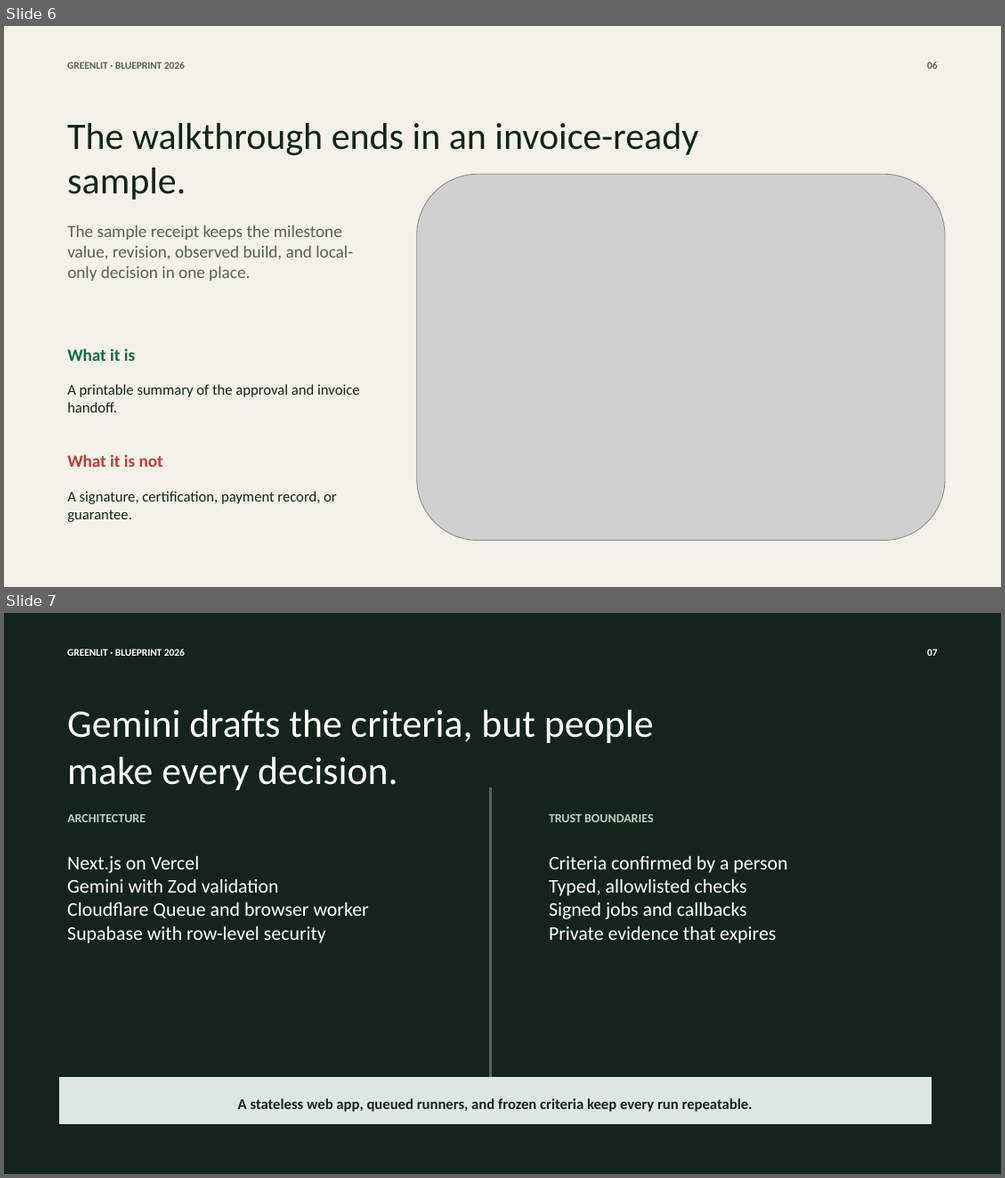
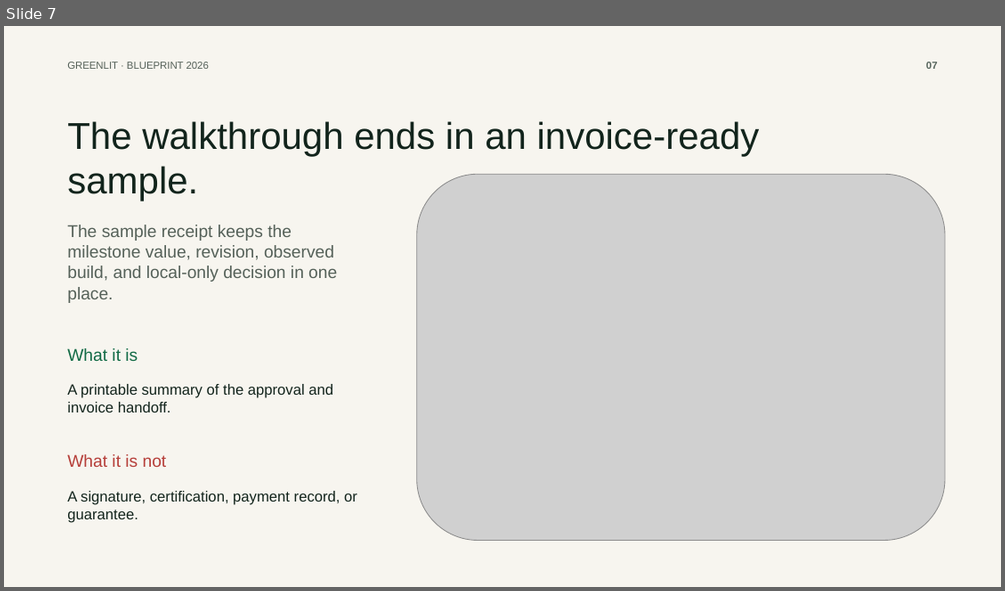
Before and after one commit to anayagarwalla-ai/greenlit, a slide deck: docs/hackathon/greenlit-blueprint-hackathon-deck.pptx. Shown one above the other, each under a label of ours: slides 6 and 7 before the commit, slide 7 after it. The pictures are 1005x1178 and 1005x591 pixels, drawn with LibreOffice and Linux fonts; fonts in the diff are those of the drawing; grey boxes stand for pictures. Boxes give left, top, right and bottom in pixels: in the first picture for what was removed or moved away, otherwise in the second. Text is boxed around its words. In the diff, an @@ line names an element or a change of style, - is before the commit and + after.

```diff
--- a/docs/hackathon/greenlit-blueprint-hackathon-deck.pptx
+++ b/docs/hackathon/greenlit-blueprint-hackathon-deck.pptx
@@ slide 7 removed at <box>4,613,1001,1174</box>, background #12241C @@
@@ text removed at <box>67,649,185,656</box> @@
-GREENLIT · BLUEPRINT 2026
@@ text removed at <box>927,649,938,656</box> @@
-07
@@ text removed at <box>67,709,654,790</box> @@
-Gemini drafts the criteria, but people make every decision.
@@ rectangle removed at <box>490,788,492,1084</box> @@
@@ text removed at <box>67,814,146,822</box> @@
-ARCHITECTURE
@@ text removed at <box>549,814,653,822</box> @@
-TRUST BOUNDARIES
@@ text removed at <box>67,856,369,943</box> @@
-Next.js on Vercel
-Gemini with Zod validation
-Cloudflare Queue and browser worker
-Supabase with row-level security
@@ text removed at <box>549,856,787,943</box> @@
-Criteria confirmed by a person
-Typed, allowlisted checks
-Signed jobs and callbacks
-Private evidence that expires
@@ rectangle removed at <box>60,1078,931,1124</box> @@
@@ text removed at <box>238,1098,752,1111</box> @@
-A stateless web app, queued runners, and frozen criteria keep every run repeatable.
@@ what was slide 6 is now slide 7 @@
@@ slide 7 changed as well @@
@@ background #F4F1E9 to #F7F5EF @@
@@ text at <box>926,62,938,69</box>: text changed; font Calibri to Arial; text colour #556159 to #56655D @@
-06
+07
@@ font Calibri to Arial, bold off in 3 elements at <box>67,62,209,69</box>, <box>67,348,138,361</box>, <box>67,454,167,467</box> @@
@@ font Calibri to Arial in 4 elements at <box>67,121,760,200</box>, <box>67,224,337,303</box>, <box>67,384,333,412</box>, <box>67,491,357,523</box> @@
```
Also in this commit, not shown: 6 other slides changed, 3 slides added, 1 other file.
